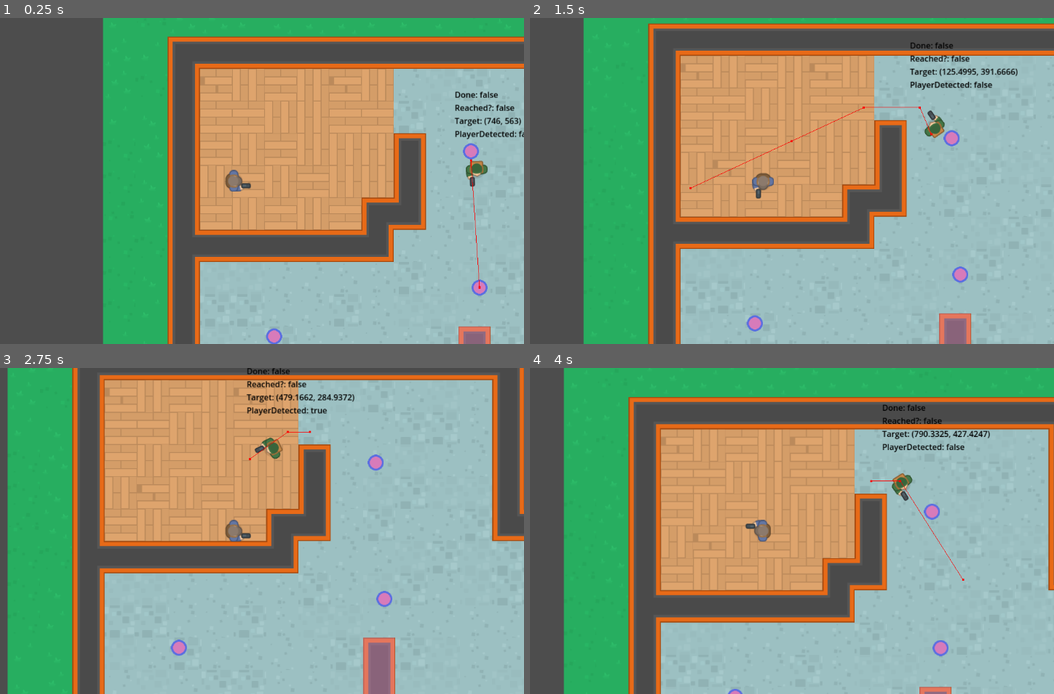
Above: before the commit, frames 1-4 (two rows, left to right).
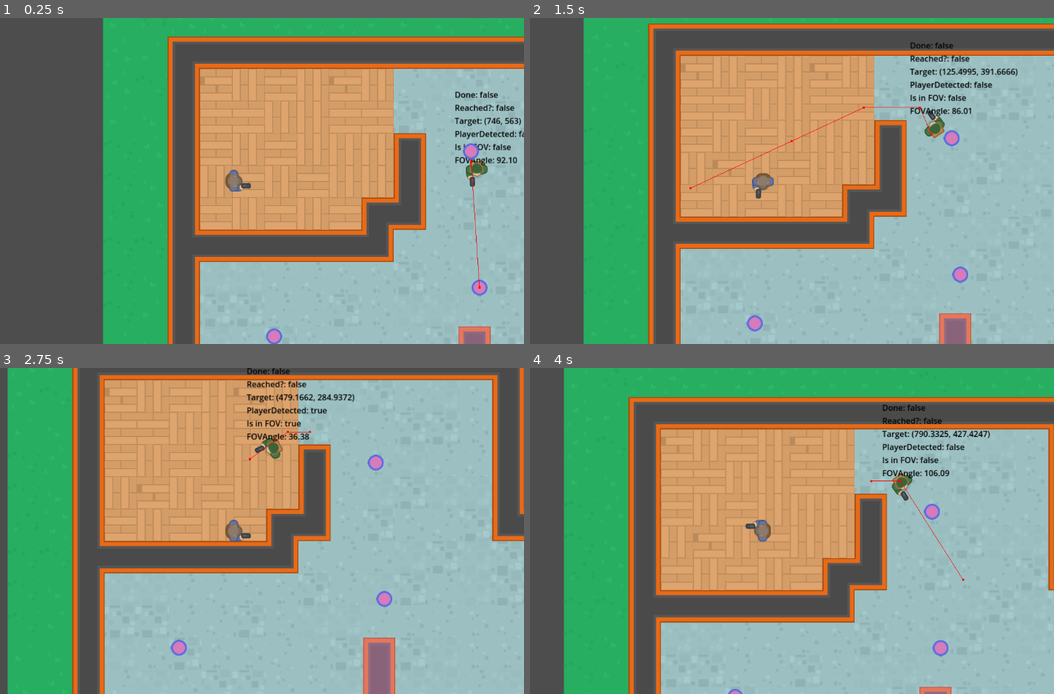
Above: after the commit, the same moments.

Repository: Esque123/Do-Not-Mind-Me
Game: Godot game, scene res://Scenes/level_map/level_map.tscn
The game is run twice, just before and just after one commit, with the same random seed, the same clock (stepped at 60 frames per second) and the same inputs.
Inputs (mouse positions are in pixels of both pictures, inside the frame that each line leads up to):
- Up to frame 1 (0.25 s): no input
- Up to frame 2 (1.5 s): move the mouse to (891, 164) at 0.52 s; hold Right (right) 0.53-1.28 s; click (891, 164) at 0.6 s; move the mouse to (645, 197) at 1.27 s; hold Down (down) from 1.28 s (still down); click (645, 197) at 1.35 s
- Up to frame 3 (2.75 s): move the mouse to (293, 459) at 2.02 s; release Down (down) at 2.03 s; hold Right (right) from 2.03 s (still down); click (293, 459) at 2.1 s
- Up to frame 4 (4 s): move the mouse to (734, 596) at 2.77 s; release Right (right) at 2.78 s; hold Up (up) 2.78-3.53 s; click (734, 596) at 2.85 s; move the mouse to (938, 579) at 3.52 s; hold Left (left) from 3.53 s (still down); click (938, 579) at 3.6 s

The runs differ from the first frame. In frame 1, 0.2% of the frame differs, in the area x 86-99%, y 38-46%; in frame 2, 0.3%, in the area x 72-85%, y 23-31%; in frame 3, 0.3%; in frame 4, 0.3%.

Commit message:
Field of View - FOV

Diff:
--- a/npc/npc.gd
+++ b/npc/npc.gd
@@ -42,6 +42,18 @@
 	set_label()
 
 
+func get_fov_angle() -> float:
+	var direction = global_position.direction_to(_player_ref.global_position)
+	var dot_p = direction.dot(velocity.normalized())
+	if dot_p >= -1.0 and dot_p <= 1.0:
+		return rad_to_deg(acos(dot_p))
+	return 0.0
+
+
+func player_in_fov() -> bool:
+	return get_fov_angle() < 60.0
+
+
 func raycast_to_player() -> void:
 	player_detect.look_at(_player_ref.global_position)
 
@@ -78,4 +90,6 @@
 	s += "Reached?: %s\n" % nav_agent.is_target_reached()
 	s += "Target: %s\n" % nav_agent.target_position
 	s += "PlayerDetected: %s\n" % player_detected()
+	s += "Is in FOV: %s\n" % player_in_fov()
+	s += "FOVAngle: %.2f\n" % get_fov_angle()
 	label.text = s
